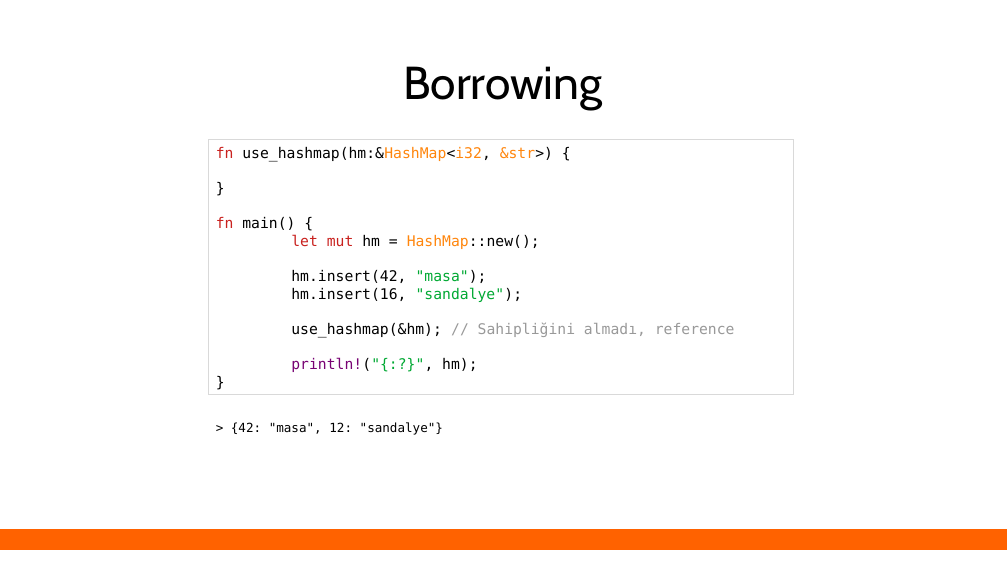
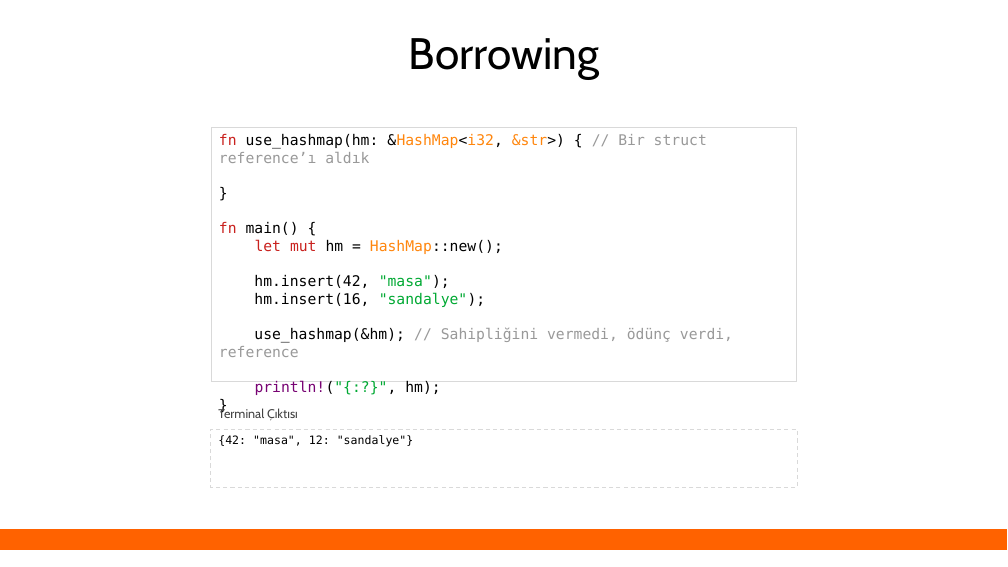
Before and after one commit to eminfedar/rust-tr-ders-slaytlari, a slide deck: slide 36 of rust_egitim_1_giris.odp (slide 31 before the commit). Drawn at 1008x567 pixels with LibreOffice and Linux fonts; fonts in the diff are those of the drawing. Boxes give left, top, right and bottom in pixels: in the first picture for what was removed or moved away, otherwise in the second. Text is boxed around its words. In the diff, an @@ line names an element or a change of style, - is before the commit and + after.

```diff
--- a/rust_egitim_1_giris.odp
+++ b/rust_egitim_1_giris.odp
@@ text "Borrowing": place and size @@
-text "Borrowing" at box(403, 66, 602, 110)
+text "Borrowing" at box(409, 38, 599, 80)
@@ text "Borrowing" at box(409, 38, 599, 80): size 44 to 42 pt @@
@@ rectangle "fn use_hashmap(hm: &HashMap<i32, &str>) { ...": place and size @@
-rectangle "fn use_hashmap(hm: &HashMap<i32, &str>) { ..." at box(209, 140, 794, 395)
+rectangle "fn use_hashmap(hm: &HashMap<i32, &str>) { ..." at box(212, 127, 797, 381)
@@ text in rectangle at box(219, 133, 707, 163): text changed; text colour #000000 to #999999 @@
-fn use_hashmap(hm:&HashMap<i32, &str>) {
+fn use_hashmap(hm: &HashMap<i32, &str>) { // Bir struct reference’ı aldık
@@ text in rectangle at box(219, 327, 733, 357): text changed @@
-use_hashmap(&hm); // Sahipliğini almadı, reference
+use_hashmap(&hm); // Sahipliğini vermedi, ödünç verdi, reference
@@ text added at box(218, 408, 298, 421), 12 pt, text #434343 @@
+Terminal Çıktısı
@@ rectangle "{42: "masa", 12: "sandalye"}": place and size @@
-rectangle "{42: "masa", 12: "sandalye"}" at box(231, 422, 443, 435)
+rectangle "{42: "masa", 12: "sandalye"}" at box(211, 430, 797, 488)
@@ rectangle "{42: "masa", 12: "sandalye"}" at box(211, 430, 797, 488): fill none to #FFFFFF; outline none to #D9D9D9 0.74 pt @@
@@ text in rectangle at box(218, 435, 414, 447): text changed; size 12 to 11 pt @@
-> {42: "masa", 12: "sandalye"}
+{42: "masa", 12: "sandalye"}
```
Also in this commit, not shown: 33 other slides changed, 13 slides added, 6 slides removed, 3 other files.
